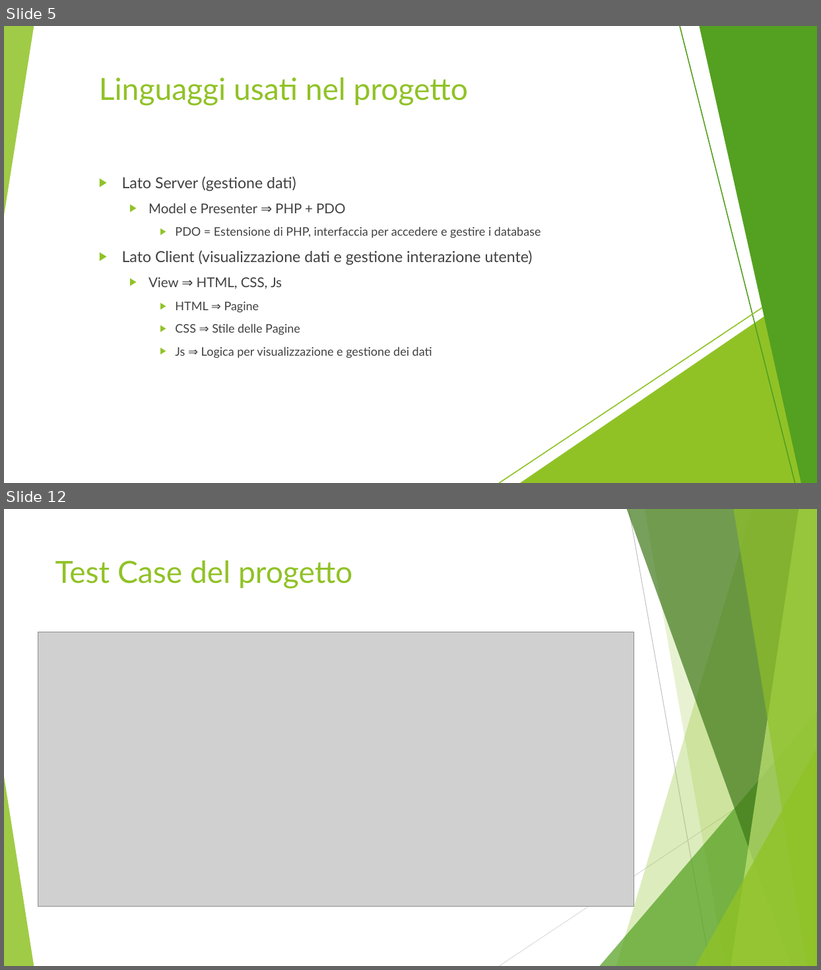
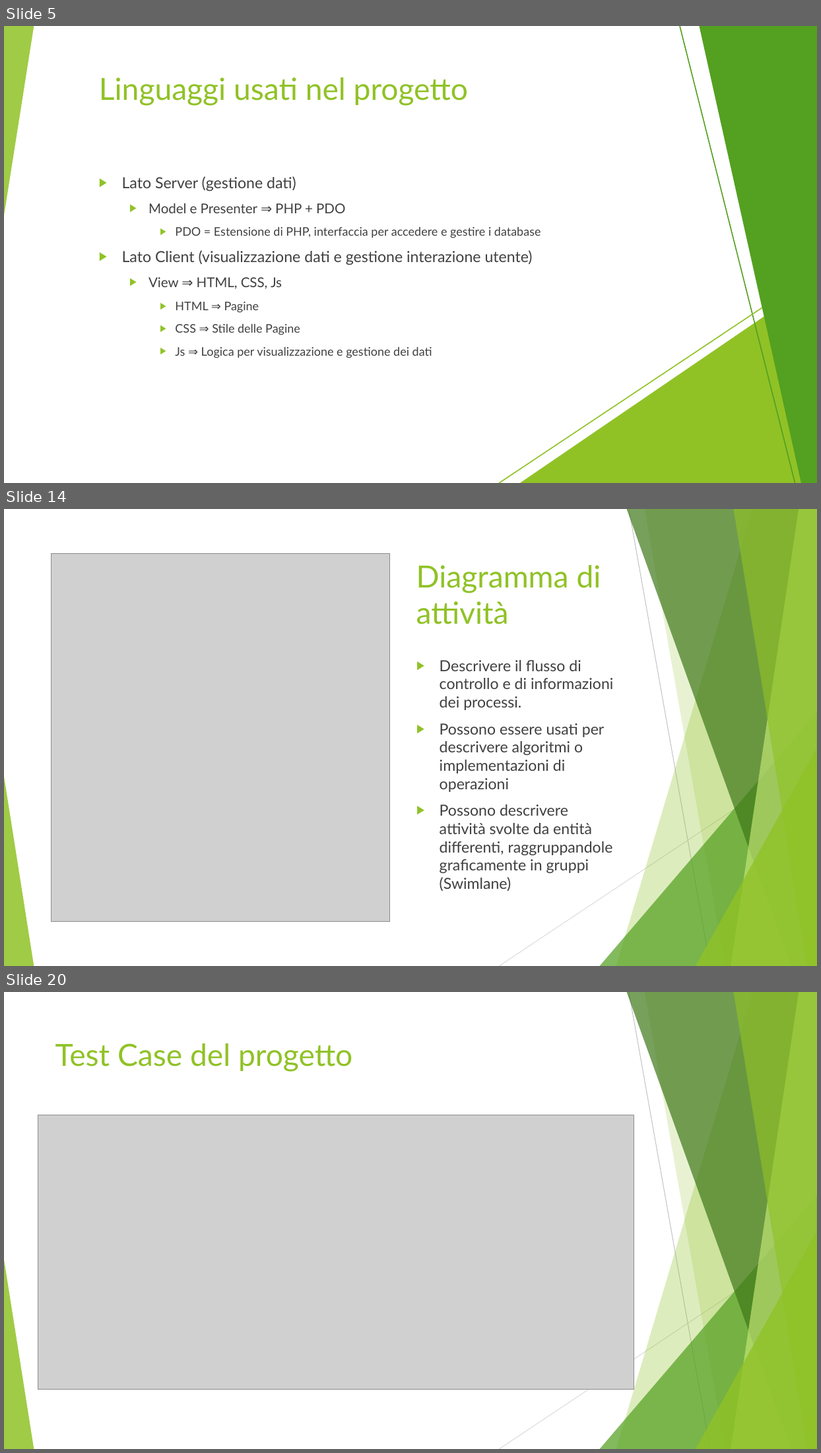
Before and after one commit to MarcoFrontini/Progetto_IdS_2024-2025, a slide deck: Documentazione/Presentazione.pptx. Shown one above the other, each under a label of ours: slides 5 and 12 before the commit, slides 5, 14 and 20 after it; the slides between them are not shown. The pictures are 821x970 and 821x1453 pixels, drawn with LibreOffice and Linux fonts; fonts in the diff are those of the drawing; grey boxes stand for pictures. Boxes give left, top, right and bottom in pixels: in the first picture for what was removed or moved away, otherwise in the second. Text is boxed around its words. In the diff, an @@ line names an element or a change of style, - is before the commit and + after.

```diff
--- a/Documentazione/Presentazione.pptx
+++ b/Documentazione/Presentazione.pptx
@@ slide 14 added at (x1=4, y1=509, x2=817, y2=966), background #FFFFFF; not listed: 10 template elements that a slide beside it also shows @@
@@ picture added at (x1=52, y1=553, x2=390, y2=921) @@
@@ title added at (x1=416, y1=565, x2=601, y2=625), 36 pt, text #90C226 @@
+Diagramma di attività
@@ text added at (x1=440, y1=660, x2=613, y2=891), 18 pt, text #404040 @@
+▶ Descrivere il flusso di controllo e di informazioni dei processi.
+▶ Possono essere usati per descrivere algoritmi o implementazioni di operazioni
+▶ Possono descrivere attività svolte da entità differenti, raggruppandole graficamente in gruppi (Swimlane)
@@ what was slide 12 is now slide 20 @@
```
Also in this commit, not shown: 4 slides changed, 12 other slides added, 1 slide removed.
